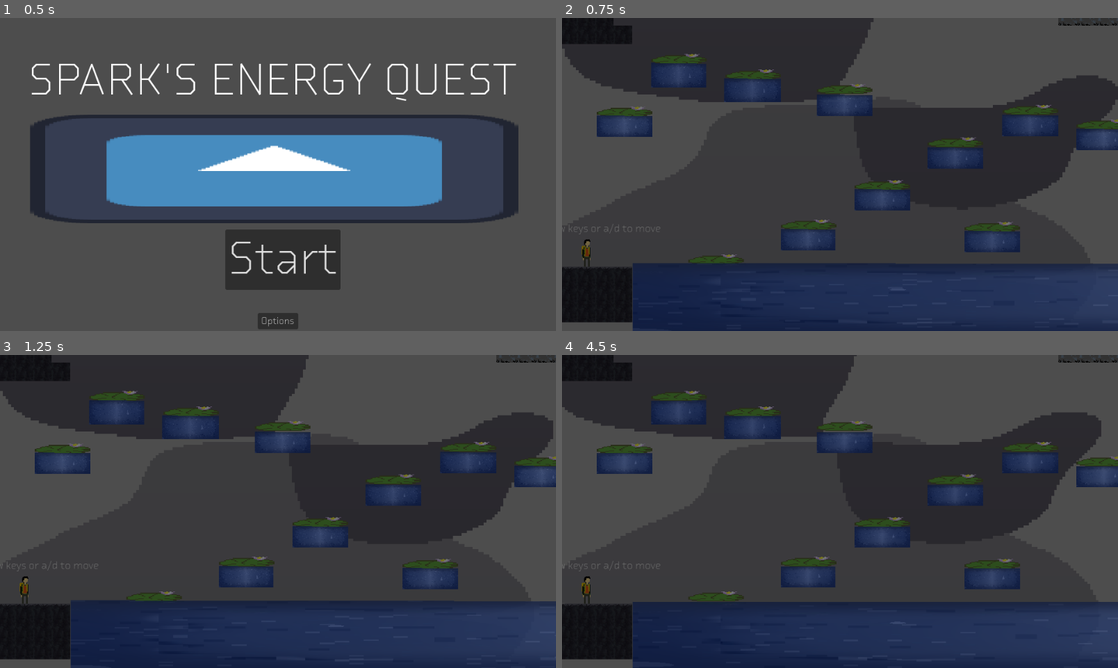
Above: before the commit, frames 1-4 (two rows, left to right).
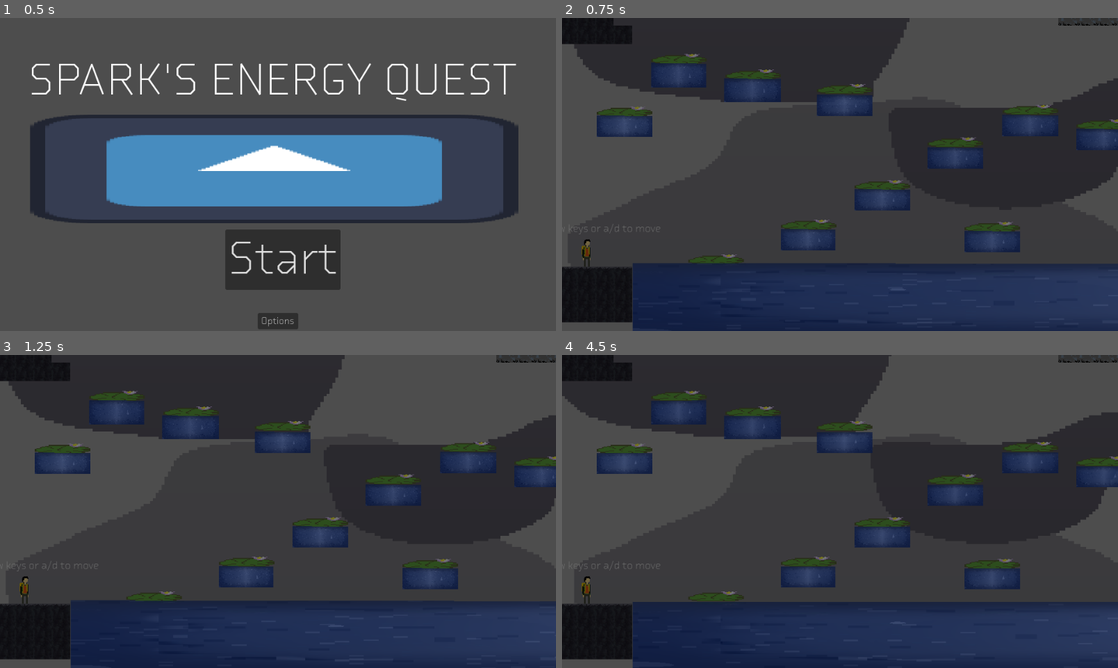
Above: after the commit, the same moments.

Repository: The-Spark-Industries/spark-energy
Game: Godot game, scene res://Master Scenes/titleScreen.tscn
Two runs of this game, one before a commit and one after it. Both use one fixed random seed, a clock stepped at 60 frames per second and the inputs below. The engine's default icon, where the game draws it, is replaced by a stand-in: a white triangle on a blue panel in a dark square.
Inputs:
- Up to frame 1 (0.5 s): no input
- Up to frame 2 (0.75 s): click "Start" at 0.5 s
- Up to frame 3 (1.25 s): no input
- Up to frame 4 (4.5 s): tap Enter (ui_accept) at 1.25 s; hold E (e) 1.28-2.03 s; hold 2 (inventoryright) 1.28-2.78 s; tap Space (jump) at 1.52, 2.27, 3.77 s; tap E (e) at 2.1, 3.05, 3.6 s; hold 1 (inventoryleft) 2.78-3.53 s; hold Q (q) 2.78-3.53 s; hold 2 (inventoryright) from 3.53 s (still down); hold E (e) from 4.28 s (still down)

Frame 1 is identical in both runs. In frame 2, 4.3% of the frame differs, in the area x 0-100%, y 0-61%; in frame 3, 4.4%; in frame 4, 4.6%, in the area x 0-100%, y 0-60%.

Commit message:
Update level1.tscn

Diff:
--- a/Master Scenes/level1.tscn
+++ b/Master Scenes/level1.tscn
@@ -1919,7 +1919,7 @@
 material = SubResource("ShaderMaterial_21p6t")
 offset_left = 5256.0
 offset_top = -1736.0
-offset_right = 6216.0
+offset_right = 6290.667
 offset_bottom = -1196.0
 scale = Vector2(3, 3)
 color = Color(0.5370113, 0.5370113, 0.5370113, 1)
